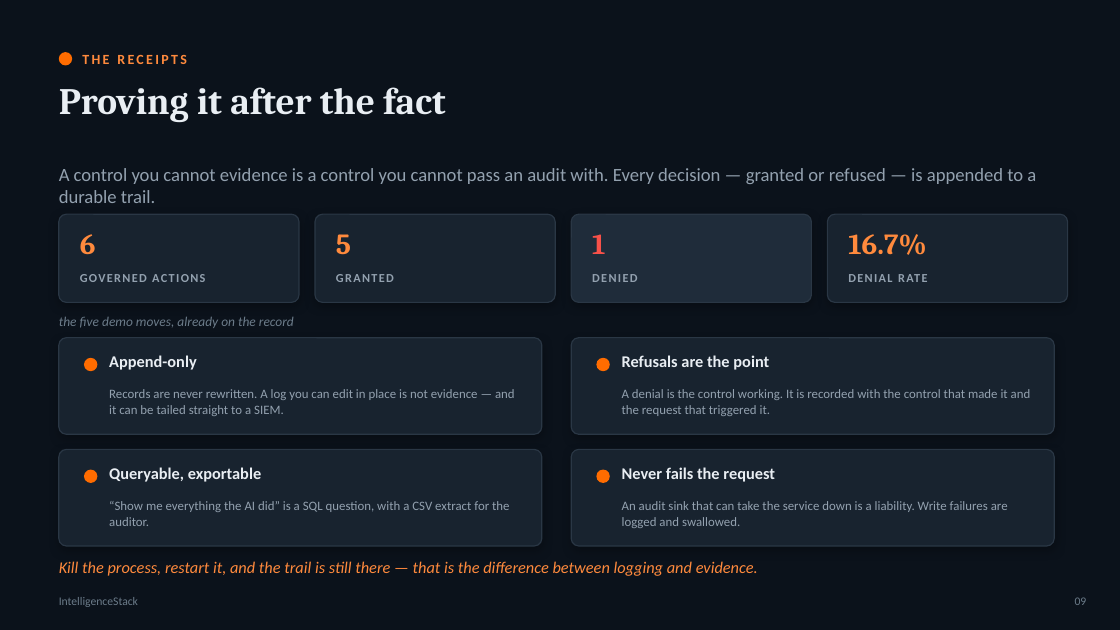
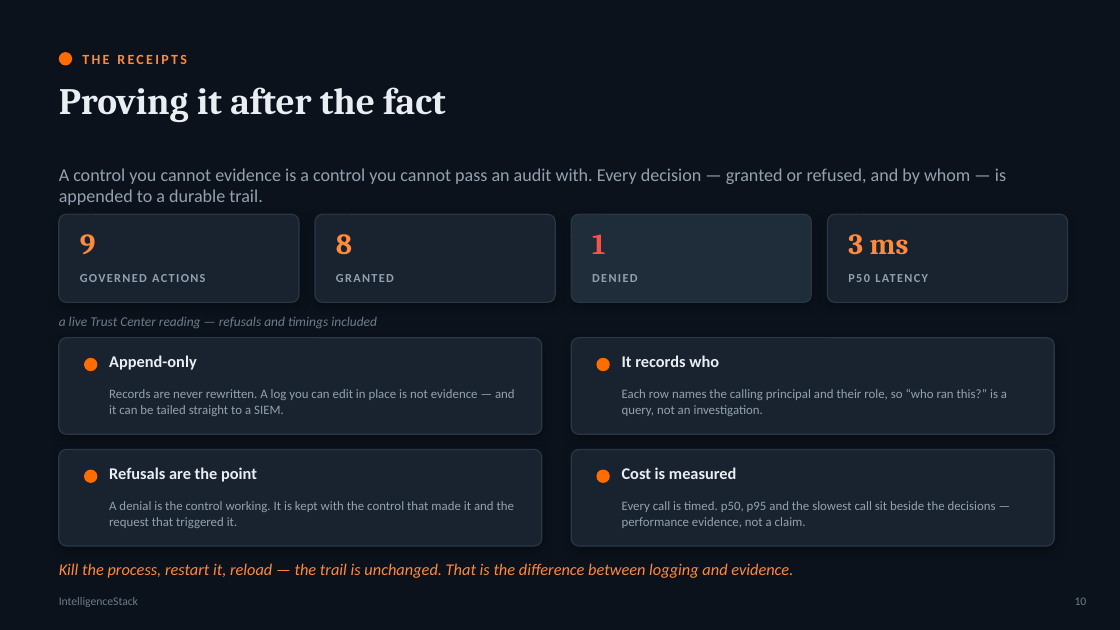
Before and after one commit to atharvvani464/IntelligenceStack, a slide deck: slide 10 of IntelligenceStack_Executive_Deck.pptx (slide 9 before the commit). Drawn at 1120x630 pixels with LibreOffice and Linux fonts; fonts in the diff are those of the drawing. Boxes give left, top, right and bottom in pixels: in the first picture for what was removed or moved away, otherwise in the second. Text is boxed around its words. In the diff, an @@ line names an element or a change of style, - is before the commit and + after.

```diff
--- a/IntelligenceStack_Executive_Deck.pptx
+++ b/IntelligenceStack_Executive_Deck.pptx
@@ text at <box>59,168,1006,205</box>: text changed; size 16 to 15.5 pt @@
-A control you cannot evidence is a control you cannot pass an audit with. Every decision — granted or refused — is appended to a durable trail.
+A control you cannot evidence is a control you cannot pass an audit with. Every decision — granted or refused, and by whom — is appended to a durable trail.
@@ text at <box>80,234,96,254</box>: text changed @@
-6
+9
@@ text at <box>336,234,352,254</box>: text changed @@
-5
+8
@@ text at <box>848,234,909,255</box>: text changed @@
-16.7%
+3 ms
@@ text at <box>849,266,1047,291</box>: text changed @@
-DENIAL RATE
+P50 LATENCY
@@ text at <box>59,317,377,328</box>: text changed @@
-the five demo moves, already on the record
+a live Trust Center reading — refusals and timings included
@@ text at <box>622,355,719,367</box>: text changed @@
-Refusals are the point
+It records who
@@ text at <box>622,389,1007,416</box>: text changed @@
-A denial is the control working. It is recorded with the control that made it and the request that triggered it.
+Each row names the calling principal and their role, so “who ran this?” is a query, not an investigation.
@@ text at <box>109,467,257,482</box>: text changed @@
-Queryable, exportable
+Refusals are the point
@@ text at <box>622,467,737,479</box>: text changed @@
-Never fails the request
+Cost is measured
@@ text at <box>109,501,514,528</box>: text changed @@
-“Show me everything the AI did” is a SQL question, with a CSV extract for the auditor.
+A denial is the control working. It is kept with the control that made it and the request that triggered it.
@@ text at <box>622,501,996,528</box>: text changed @@
-An audit sink that can take the service down is a liability. Write failures are logged and swallowed.
+Every call is timed. p50, p95 and the slowest call sit beside the decisions — performance evidence, not a claim.
@@ text at <box>59,563,793,578</box>: text changed @@
-Kill the process, restart it, and the trail is still there — that is the difference between logging and evidence.
+Kill the process, restart it, reload — the trail is unchanged. That is the difference between logging and evidence.
@@ text at <box>1075,597,1087,605</box>: text changed @@
-09
+10
```
Also in this commit, not shown: 11 other slides changed, 3 slides added, 2 slides removed, 1 other file.
